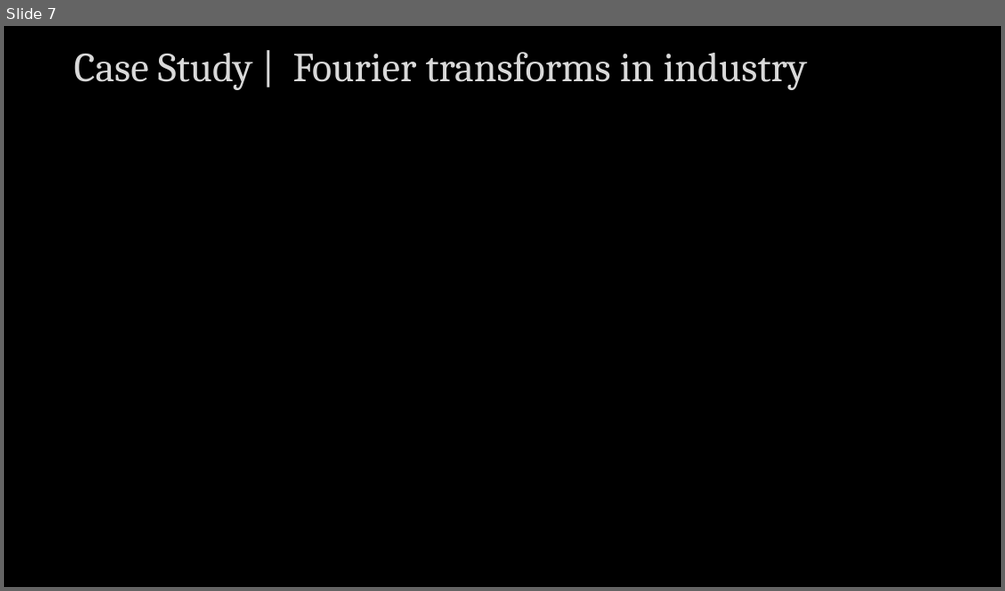
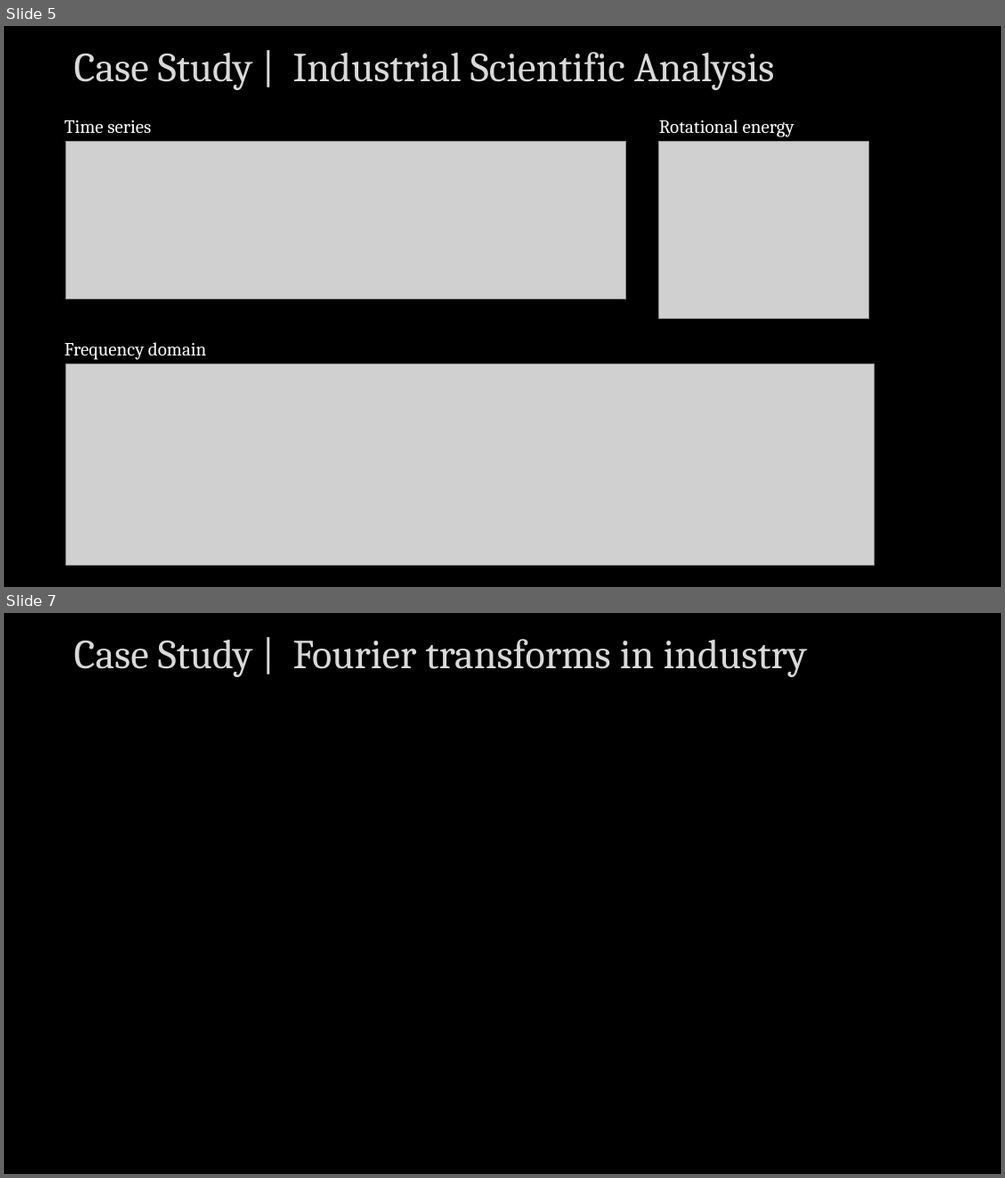
Before and after one commit to Tooblippe/tooblippe, a slide deck: assets/presentation-elements.pptx. Shown one above the other, each under a label of ours: slide 7 before the commit, slides 5 and 7 after it; the slides between them are not shown. The pictures are 1005x591 and 1005x1178 pixels, drawn with LibreOffice and Linux fonts; fonts in the diff are those of the drawing; grey boxes stand for pictures. Boxes give left, top, right and bottom in pixels: in the first picture for what was removed or moved away, otherwise in the second. Text is boxed around its words. In the diff, an @@ line names an element or a change of style, - is before the commit and + after.

```diff
--- a/assets/presentation-elements.pptx
+++ b/assets/presentation-elements.pptx
@@ slide 5 added at [4,26,1001,587], background #000000 @@
@@ title added at [74,52,774,90], 39.6 pt, text #D9D9D9 @@
+Case Study | Industrial Scientific Analysis
@@ text added at [65,120,151,133], 18 pt, text #FFFFFF @@
+Time series
@@ text added at [659,119,794,137], 18 pt, text #FFFFFF @@
+Rotational energy
@@ picture added at [66,141,626,299] @@
@@ picture added at [659,141,868,318] @@
@@ text added at [65,342,206,360], 18 pt, text #FFFFFF @@
+Frequency domain
@@ picture added at [66,364,874,565] @@
```
Also in this commit, not shown: 1 slide changed, 1 slide removed, 47 other files.
